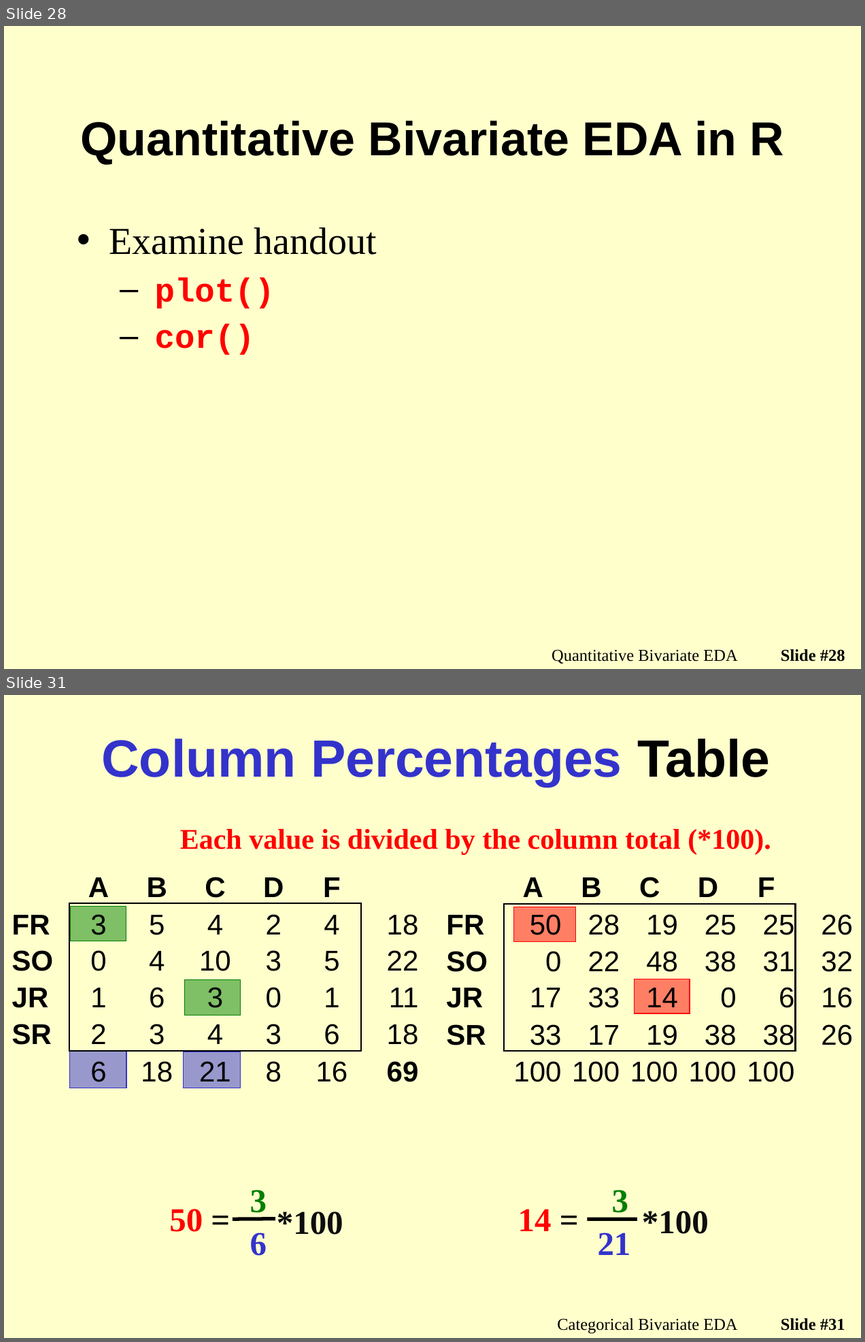
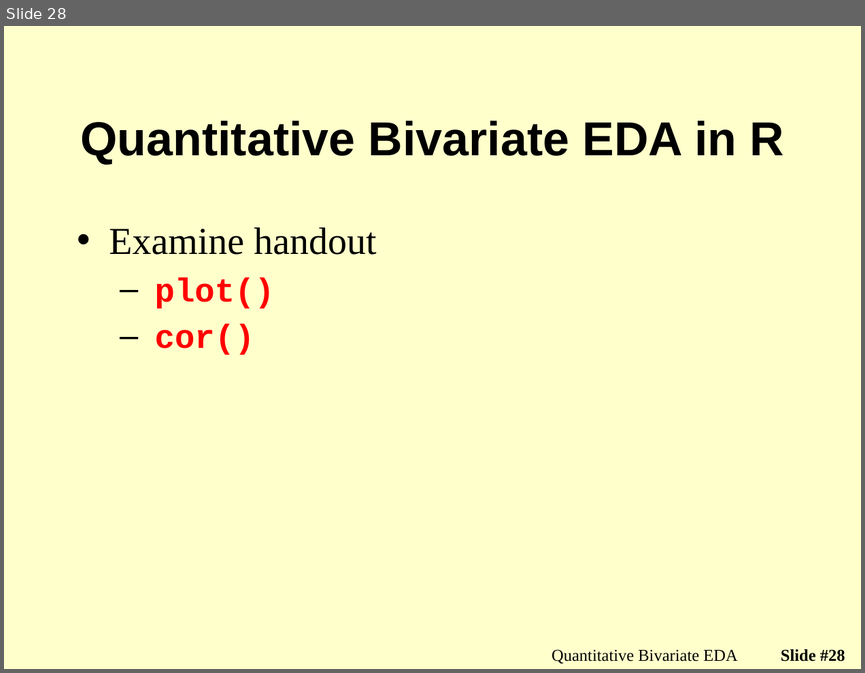
Before and after one commit to droglenc/NCMTH107, a slide deck: modules/BivEDA_Quantitative/PPT_old.pptx. Shown one above the other, each under a label of ours: slides 28 and 31 before the commit, slide 28 after it; the slides between them are not shown. The pictures are 865x1342 and 865x673 pixels, drawn with LibreOffice and Linux fonts; fonts in the diff are those of the drawing; background and template pictures are left out. Boxes give left, top, right and bottom in pixels: in the first picture for what was removed or moved away, otherwise in the second. Text is boxed around its words. In the diff, an @@ line names an element or a change of style, - is before the commit and + after.

Commit message:
Work on Bivariate EDA module

```diff
--- a/modules/BivEDA_Quantitative/PPT_old.pptx
+++ b/modules/BivEDA_Quantitative/PPT_old.pptx
@@ slide 31 removed at (x1=4, y1=695, x2=861, y2=1338), background picture (left out) @@
@@ title removed at (x1=101, y1=739, x2=770, y2=786) @@
-Column Percentages Table
@@ text removed at (x1=180, y1=829, x2=771, y2=855) @@
-Each value is divided by the column total (*100).
@@ table removed at (x1=11, y1=866, x2=419, y2=1088), 6 rows, 7 columns @@
- | A | B | C | D | F | 
-FR | 3 | 5 | 4 | 2 | 4 | 18
-SO | 0 | 4 | 10 | 3 | 5 | 22
-JR | 1 | 6 | 3 | 0 | 1 | 11
-SR | 2 | 3 | 4 | 3 | 6 | 18
- | 6 | 18 | 21 | 8 | 16 | 69
@@ table removed at (x1=445, y1=866, x2=853, y2=1088), 6 rows, 7 columns @@
- | A | B | C | D | F | 
-FR | 50 | 28 | 19 | 25 | 25 | 26
-SO | 0 | 22 | 48 | 38 | 31 | 32
-JR | 17 | 33 | 14 | 0 | 6 | 16
-SR | 33 | 17 | 19 | 38 | 38 | 26
- | 100 | 100 | 100 | 100 | 100 | 
@@ rectangle removed at (x1=70, y1=906, x2=126, y2=941) @@
@@ rectangle removed at (x1=514, y1=906, x2=577, y2=941) @@
@@ rectangle removed at (x1=185, y1=979, x2=241, y2=1015) @@
@@ rectangle removed at (x1=634, y1=979, x2=689, y2=1013) @@
@@ rectangle removed at (x1=70, y1=1051, x2=126, y2=1087) @@
@@ rectangle removed at (x1=183, y1=1051, x2=239, y2=1087) @@
@@ group removed at (x1=169, y1=1189, x2=343, y2=1255): 4 texts, 1 line @@
-50 =
-3
-6
-*100
@@ group removed at (x1=518, y1=1189, x2=708, y2=1255): 4 texts, 1 line @@
-14 =
-3
-21
-*100
@@ text removed at (x1=557, y1=1318, x2=737, y2=1334) @@
-Categorical Bivariate EDA
@@ page number removed at (x1=781, y1=1318, x2=845, y2=1330) @@
-Slide #31
```
Also in this commit, not shown: 8 other slides removed, 4 other files.
